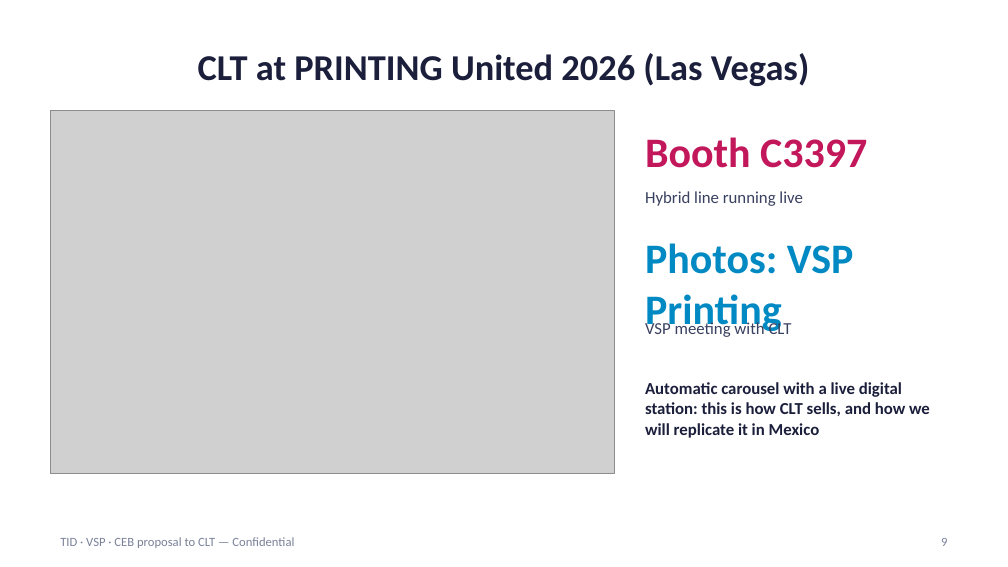
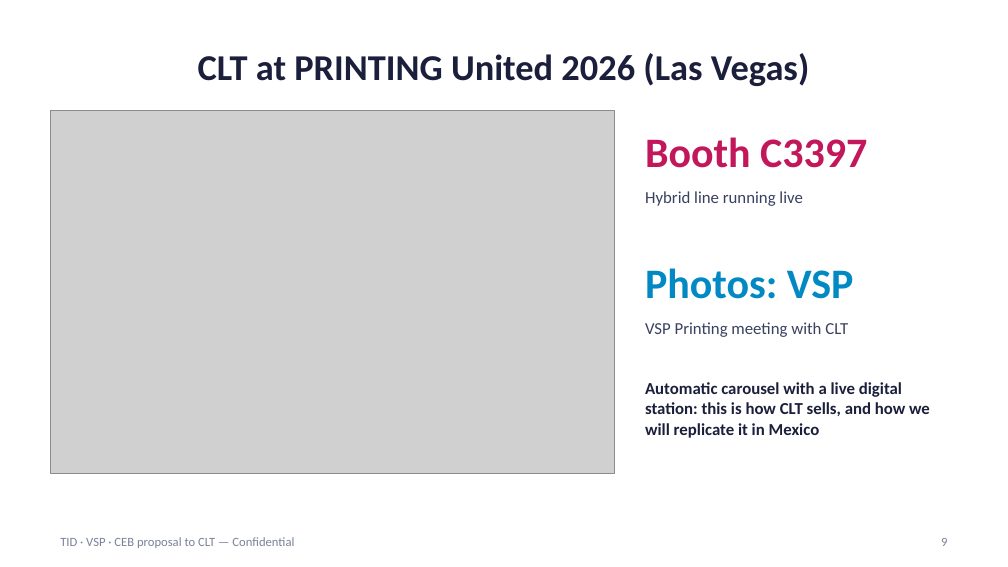
Before and after one commit to carlosmoreno793508/Cosas-Carlos, a slide deck: slide 9 of propuesta-clt/CLT_Proposal_Presentation_EN.pptx. Drawn at 1008x567 pixels with LibreOffice and Linux fonts; fonts in the diff are those of the drawing; grey boxes stand for pictures. Boxes give left, top, right and bottom in pixels: in the first picture for what was removed or moved away, otherwise in the second. Text is boxed around its words. In the diff, an @@ line names an element or a change of style, - is before the commit and + after.

```diff
--- a/propuesta-clt/CLT_Proposal_Presentation_EN.pptx
+++ b/propuesta-clt/CLT_Proposal_Presentation_EN.pptx
@@ text at [645,268,854,299]: text changed @@
-Photos: VSP Printing
+Photos: VSP
@@ text at [645,322,848,337]: text changed @@
-VSP meeting with CLT
+VSP Printing meeting with CLT
```
Also in this commit, not shown: 8 other files.
